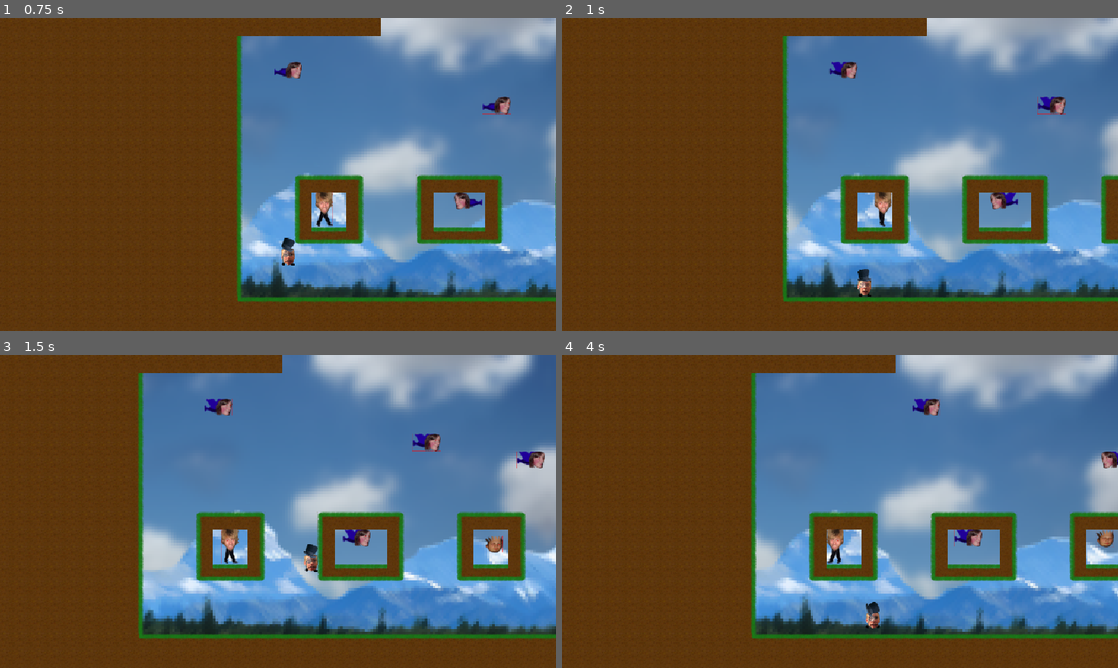
Above: before the commit, frames 1-4 (two rows, left to right).
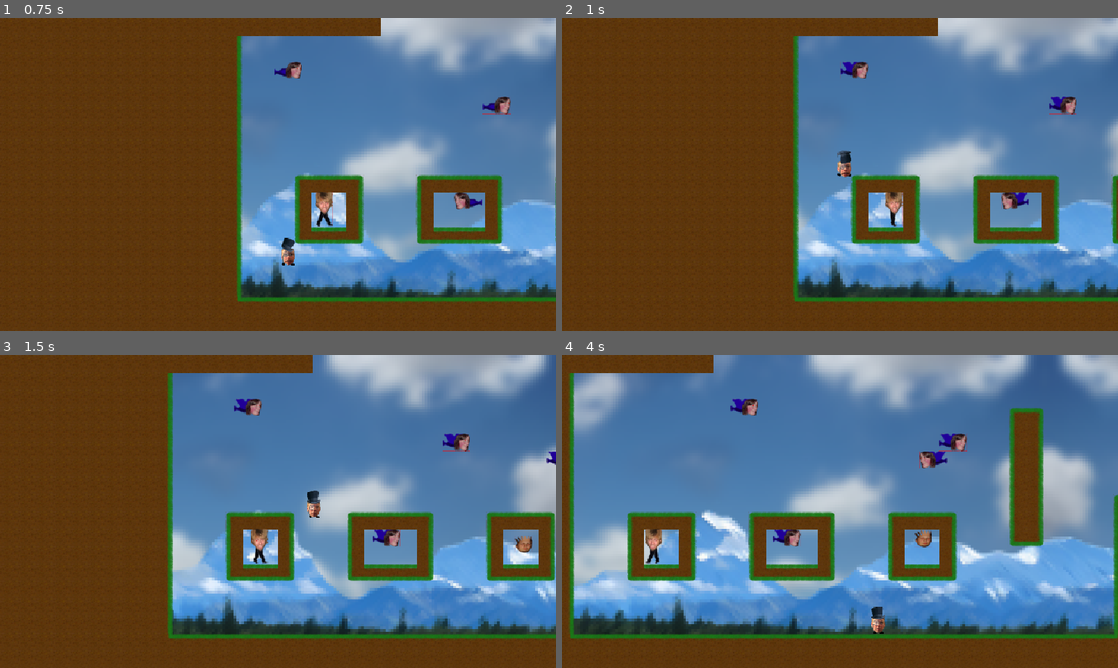
Above: after the commit, the same moments.

Repository: karl-run/alecthefancy-godot
Game: Godot game, scene res://main.tscn
The game is run twice, just before and just after one commit, with the same random seed, the same clock (stepped at 60 frames per second) and the same inputs.
Inputs:
- Up to frame 1 (0.75 s): hold Right (move_right) from 0.53 s (still down); tap Space (jump) at 0.6 s
- Up to frame 2 (1 s): keep holding Right (move_right); tap Space (jump) at 0.77 s
- Up to frame 3 (1.5 s): keep holding Right (move_right); tap Space (jump) at 1.07, 1.35 s
- Up to frame 4 (4 s): tap Space (jump) at 1.52, 1.82, 2.1, 2.85, 3.02, 3.32, 3.6, 3.77 s; release Right (move_right) at 2.03 s; hold Left (move_left) 2.03-2.78 s; hold Right (move_right) from 2.78 s (still down)

Frame 1 is identical in both runs. In frame 2, 12% of the frame differs, in the area x 39-100%, y 0-91%; in frame 3, 26%; in frame 4, 60%, in the area x 1-100%, y 0-91%.

Commit message:
feat: add basic (and shitty) wall jump

Diff:
--- a/map/map_importer.gd
+++ b/map/map_importer.gd
@@ -42,6 +42,10 @@
 
 func load_mobs() -> void:
     var lines := get_map_lines()
+
+    for child in get_children():
+        if child is KillableMob:
+            child.queue_free()
 
     for line_index in len(lines):
         var line: String = lines[line_index]
--- a/player/player.gd
+++ b/player/player.gd
@@ -17,6 +17,9 @@
 
     if is_on_floor() and jump:
         velocity.y = jump_speed
+    if is_on_wall_only() and jump:
+        velocity.y = jump_speed
+        velocity.x = -get_wall_normal().x * (jump_speed * 2)
     if right:
         velocity.x += run_speed
     if left:
